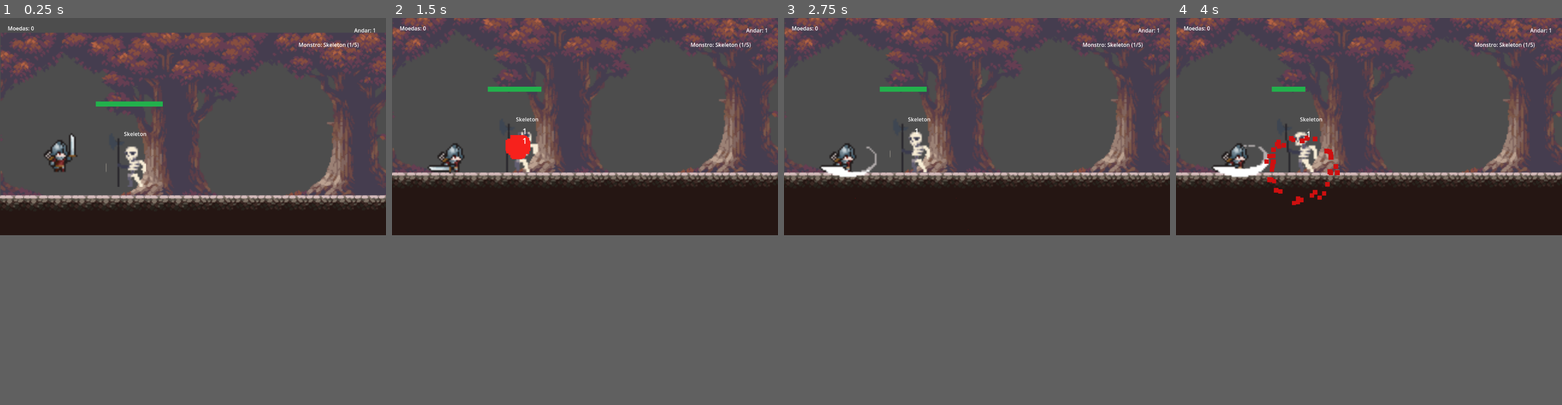
Above: before the commit, frames 1-4 (left to right).
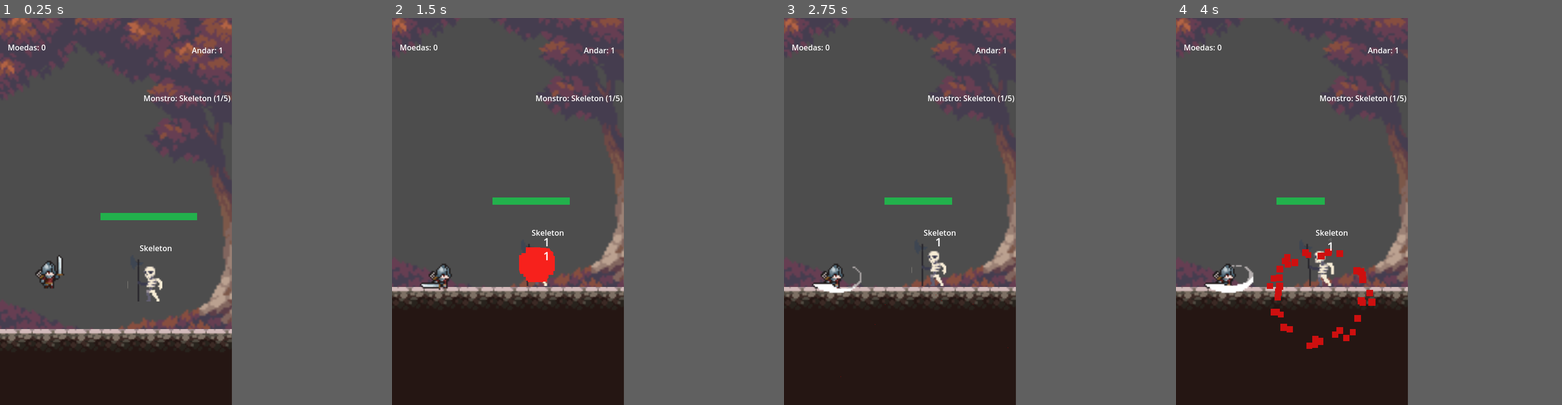
Above: after the commit, the same moments.

Repository: MathGadelha/TowerJump
Game: Godot game, scene res://scenes/Main.tscn
Two runs of this game, one before a commit and one after it. Both use one fixed random seed, a clock stepped at 60 frames per second and the inputs below.
Inputs (mouse positions are in pixels of both pictures, inside the frame that each line leads up to):
- Up to frame 1 (0.25 s): no input
- Up to frame 2 (1.5 s): move the mouse to (669, 114) at 0.52 s; click (669, 114) at 0.67 s; move the mouse to (507, 137) at 1.27 s; click (507, 137) at 1.42 s
- Up to frame 3 (2.75 s): move the mouse to (1015, 79) at 2.02 s; click (1015, 79) at 2.17 s
- Up to frame 4 (4 s): move the mouse to (1349, 168) at 2.77 s; click (1349, 168) at 2.92 s; move the mouse to (1484, 157) at 3.52 s; click (1484, 157) at 3.67 s
In our replay, the window is 799x449 before the commit and 480x800 after it. These sizes can differ from the game's own. Grey fills any space a smaller window leaves; there, only what the larger window draws over its background counts as a difference.

The runs differ from the first frame. In frame 1, 34% of the frame differs, in the area x 0-100%, y 0-100%; in frame 2, 34%; in frame 3, 33%; in frame 4, 34%.

Commit message:
feat(portrait): add portrait mode

Diff:
--- a/project.godot
+++ b/project.godot
@@ -15,6 +15,11 @@
 config/features=PackedStringArray("4.3", "Mobile")
 config/icon="res://icon.svg"
 
+[display]
+
+window/size/viewport_width=480
+window/size/viewport_height=800
+
 [rendering]
 
 renderer/rendering_method="mobile"
--- a/scenes/Main.tscn
+++ b/scenes/Main.tscn
@@ -9,8 +9,8 @@
 script = ExtResource("1_wjvx8")
 
 [node name="Sprite2D" type="Sprite2D" parent="."]
-position = Vector2(575, 285.5)
-scale = Vector2(3.59375, 3.17222)
+position = Vector2(720.5, 192.5)
+scale = Vector2(4.50313, 4.20555)
 texture = ExtResource("2_lr7oj")
 
 [node name="Platform" parent="." instance=ExtResource("1_q4aaf")]
@@ -22,34 +22,37 @@
 [node name="CanvasLayer" type="CanvasLayer" parent="."]
 
 [node name="LabelMonstro" type="Label" parent="CanvasLayer"]
-offset_left = 891.0
-offset_top = 68.0
-offset_right = 931.0
-offset_bottom = 91.0
+offset_left = 297.0
+offset_top = 154.0
+offset_right = 337.0
+offset_bottom = 177.0
 
 [node name="LabelAndar" type="Label" parent="CanvasLayer"]
-offset_left = 1057.0
-offset_top = 25.0
-offset_right = 1097.0
-offset_bottom = 48.0
+offset_left = 397.0
+offset_top = 55.0
+offset_right = 437.0
+offset_bottom = 78.0
 
 [node name="LabelMoedas" type="Label" parent="CanvasLayer"]
-offset_left = 23.0
-offset_top = 19.0
-offset_right = 63.0
-offset_bottom = 42.0
+offset_left = 16.0
+offset_top = 49.0
+offset_right = 56.0
+offset_bottom = 72.0
 
 [node name="LojaContainer" type="HBoxContainer" parent="CanvasLayer"]
-visible = false
 layout_direction = 2
-anchors_preset = 5
+anchors_preset = 7
 anchor_left = 0.5
+anchor_top = 1.0
 anchor_right = 0.5
-offset_left = -138.0
-offset_top = 41.0
-offset_right = 138.0
-offset_bottom = 100.0
+anchor_bottom = 1.0
+offset_left = -186.0
+offset_top = -150.0
+offset_right = 186.0
+offset_bottom = -96.0
 grow_horizontal = 2
+grow_vertical = 0
+size_flags_stretch_ratio = 0.0
 alignment = 1
 
 [node name="ButtonComprarVelocidade" type="Button" parent="CanvasLayer/LojaContainer"]
--- a/scenes/monsters/goblin.tscn
+++ b/scenes/monsters/goblin.tscn
@@ -219,7 +219,7 @@
 }]
 
 [sub_resource type="RectangleShape2D" id="RectangleShape2D_7t4my"]
-size = Vector2(97, 118)
+size = Vector2(66, 76)
 
 [sub_resource type="Curve" id="Curve_8iiwg"]
 _data = [Vector2(0.184211, 0.659341), 0.0, 0.0, 0, 0, Vector2(0.542105, 0.296703), 0.0, 0.0, 0, 0, Vector2(0.973684, 0), 0.0, 0.0, 0, 0]
@@ -237,27 +237,27 @@
 
 [node name="AnimatedSprite2D" type="AnimatedSprite2D" parent="."]
 position = Vector2(-1.49999, -0.500011)
-scale = Vector2(8, 8)
+scale = Vector2(5, 5)
 sprite_frames = SubResource("SpriteFrames_6tsef")
 animation = &"idle"
 flip_h = true
 
 [node name="CollisionShape2D" type="CollisionShape2D" parent="."]
-position = Vector2(-4.5, -3)
+position = Vector2(-4, -3)
 shape = SubResource("RectangleShape2D_7t4my")
 
 [node name="HealthBar" type="TextureProgressBar" parent="."]
-offset_left = -105.0
-offset_top = -166.0
-offset_right = 95.0
-offset_bottom = -66.0
+offset_left = -104.0
+offset_top = -142.0
+offset_right = 96.0
+offset_bottom = -54.0
 texture_progress = ExtResource("7_jm823")
 
 [node name="LabelNomeMonstro" type="Label" parent="."]
-offset_left = -30.0
-offset_top = -103.0
-offset_right = 10.0
-offset_bottom = -80.0
+offset_left = -24.0
+offset_top = -69.0
+offset_right = 16.0
+offset_bottom = -46.0
 
 [node name="ImpactParticles" type="CPUParticles2D" parent="."]
 emitting = false
--- a/scenes/monsters/skeleton.tscn
+++ b/scenes/monsters/skeleton.tscn
@@ -395,7 +395,7 @@
 }]
 
 [sub_resource type="RectangleShape2D" id="RectangleShape2D_7t4my"]
-size = Vector2(115, 155.5)
+size = Vector2(62, 94)
 
 [sub_resource type="Curve" id="Curve_b82i1"]
 _data = [Vector2(0.184211, 0.659341), 0.0, 0.0, 0, 0, Vector2(0.542105, 0.296703), 0.0, 0.0, 0, 0, Vector2(0.973684, 0), 0.0, 0.0, 0, 0]
@@ -412,28 +412,28 @@
 
 [node name="AnimatedSprite2D" type="AnimatedSprite2D" parent="."]
 position = Vector2(-3.8147e-06, -2.38419e-07)
-scale = Vector2(5, 5)
+scale = Vector2(3, 3)
 sprite_frames = SubResource("SpriteFrames_6tsef")
 animation = &"idle"
 flip_h = true
 
 [node name="CollisionShape2D" type="CollisionShape2D" parent="."]
-position = Vector2(6.5, 1.75)
+position = Vector2(5, 2)
 shape = SubResource("RectangleShape2D_7t4my")
 
 [node name="HealthBar" type="TextureProgressBar" parent="."]
-offset_left = -90.0
-offset_top = -175.0
-offset_right = 110.0
-offset_bottom = -75.0
+offset_left = -92.0
+offset_top = -135.0
+offset_right = 108.0
+offset_bottom = -51.0
 texture_progress = ExtResource("7_2fnig")
 metadata/_edit_group_ = true
 
 [node name="LabelNomeMonstro" type="Label" parent="."]
-offset_left = -6.0
-offset_top = -90.0
-offset_right = 34.0
-offset_bottom = -67.0
+offset_left = -11.0
+offset_top = -74.0
+offset_right = 29.0
+offset_bottom = -51.0
 
 [node name="ImpactParticles" type="CPUParticles2D" parent="."]
 emitting = false
--- a/scenes/player.tscn
+++ b/scenes/player.tscn
@@ -196,16 +196,16 @@
 script = ExtResource("1_uo4cq")
 
 [node name="AnimatedSprite2D" type="AnimatedSprite2D" parent="."]
-scale = Vector2(5, 5)
+scale = Vector2(3, 3)
 sprite_frames = SubResource("SpriteFrames_kr65n")
 animation = &"idle"
 metadata/_edit_group_ = true
 
 [node name="CollisionShape2D" type="CollisionShape2D" parent="."]
 position = Vector2(4, -11.5)
-scale = Vector2(5, 5)
+scale = Vector2(3, 3)
 shape = SubResource("RectangleShape2D_6grf4")
 metadata/_edit_group_ = true
 
 [node name="Camera2D" type="Camera2D" parent="."]
-position = Vector2(400, -100)
+position = Vector2(140, -138)
